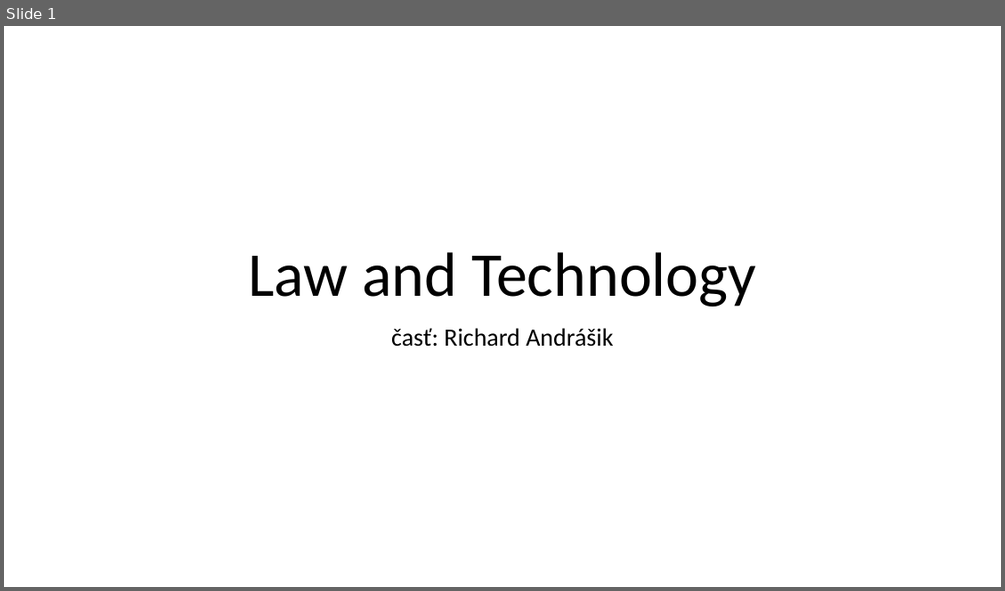
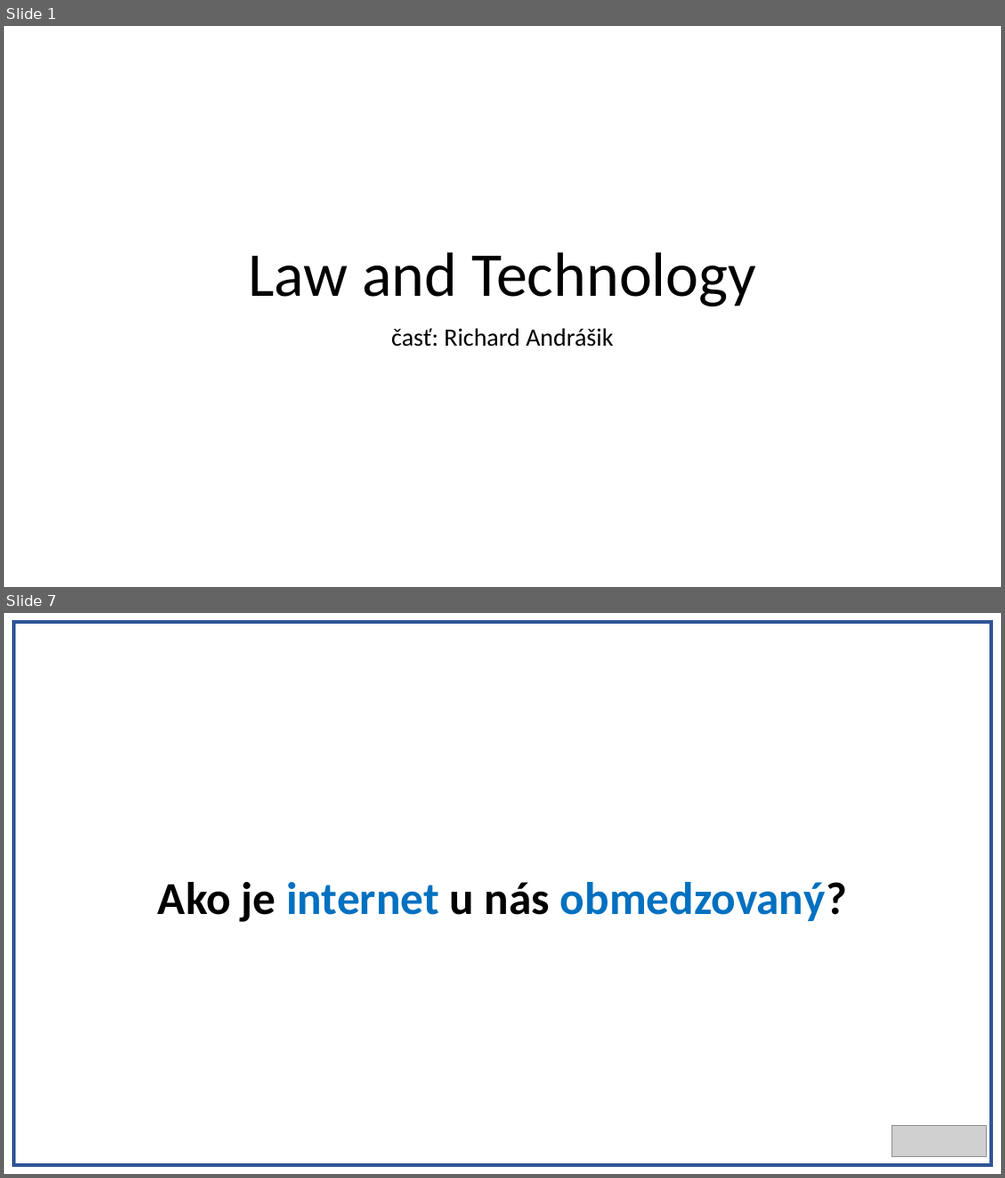
Before and after one commit to Realrio13/projekt, a slide deck: PrezentaciaRiso.pptx. Shown one above the other, each under a label of ours: slide 1 before the commit, slides 1 and 7 after it; the slides between them are not shown. The pictures are 1005x591 and 1005x1178 pixels, drawn with LibreOffice and Linux fonts; fonts in the diff are those of the drawing; grey boxes stand for pictures. Boxes give left, top, right and bottom in pixels: in the first picture for what was removed or moved away, otherwise in the second. Text is boxed around its words. In the diff, an @@ line names an element or a change of style, - is before the commit and + after.

```diff
--- a/PrezentaciaRiso.pptx
+++ b/PrezentaciaRiso.pptx
@@ slide 7 added at (x1=4, y1=613, x2=1001, y2=1174), background #FFFFFF @@
@@ rectangle added at (x1=14, y1=622, x2=991, y2=1165), fill #FFFFFF, outline #2F5597 3 pt @@
@@ title added at (x1=158, y1=882, x2=847, y2=922), 44 pt, text #0070C0, bold @@
+Ako je internet u nás obmedzovaný?
@@ picture added at (x1=892, y1=1126, x2=987, y2=1156) @@
```
Also in this commit, not shown: 3 slides changed, 5 other slides added, 1 slide removed.
